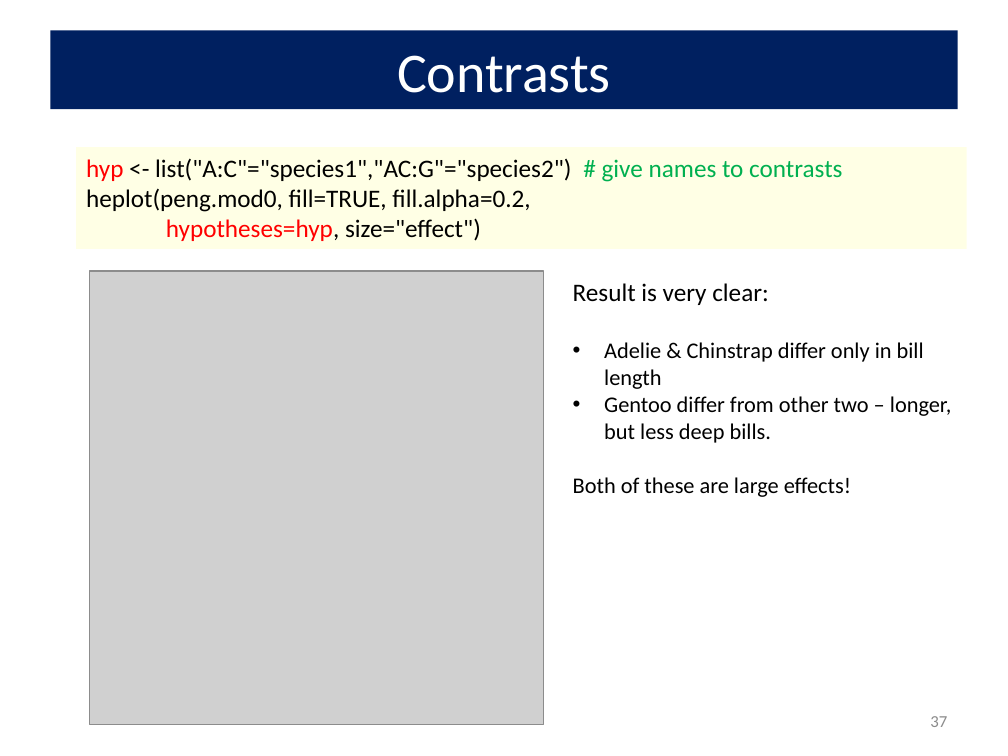
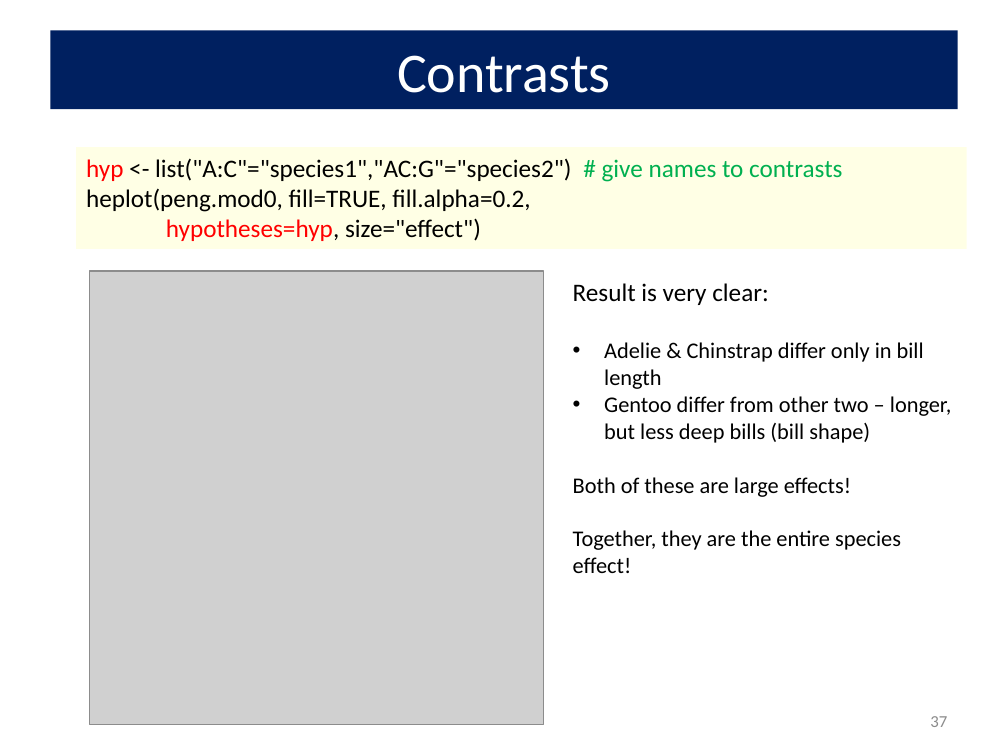
Before and after one commit to friendly/VisMLM-course, a slide deck: slide 37 of docs/lectures/lecture2.pptx. Drawn at 1008x756 pixels with LibreOffice and Linux fonts; fonts in the diff are those of the drawing; grey boxes stand for pictures. Boxes give left, top, right and bottom in pixels: in the first picture for what was removed or moved away, otherwise in the second. Text is boxed around its words. In the diff, an @@ line names an element or a change of style, - is before the commit and + after.

```diff
--- a/docs/lectures/lecture2.pptx
+++ b/docs/lectures/lecture2.pptx
@@ text at (604,396,951,443): text changed @@
-• Gentoo differ from other two – longer, but less deep bills.
+• Gentoo differ from other two – longer, but less deep bills (bill shape)
@@ text at (573,530,901,573): paragraph added @@
+Together, they are the entire species effect!
```
Also in this commit, not shown: 6 other slides changed, 22 other files.
